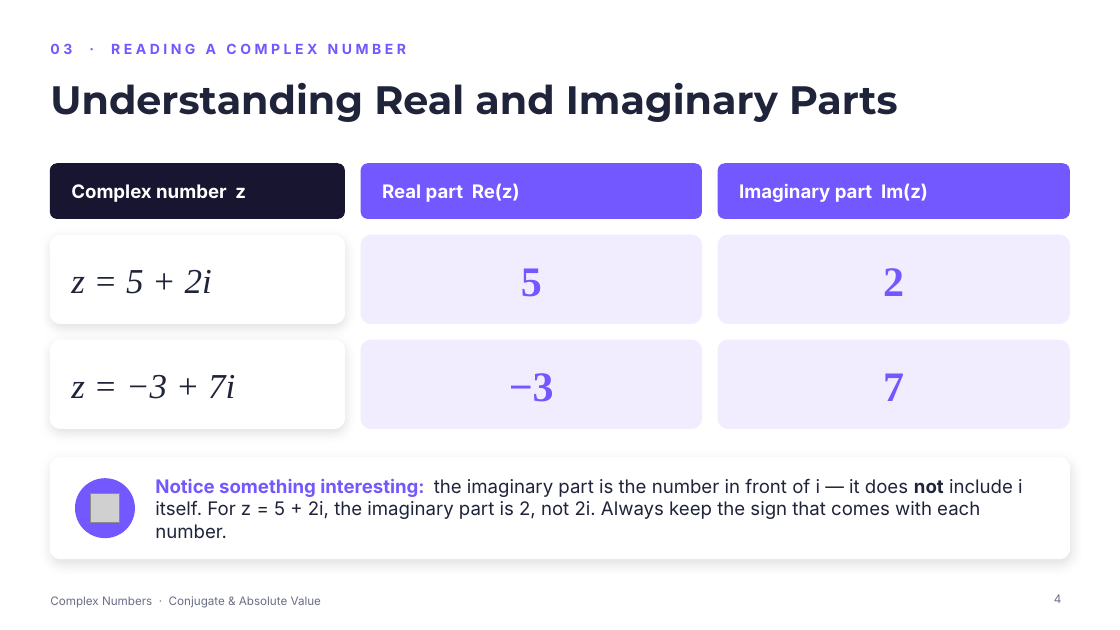
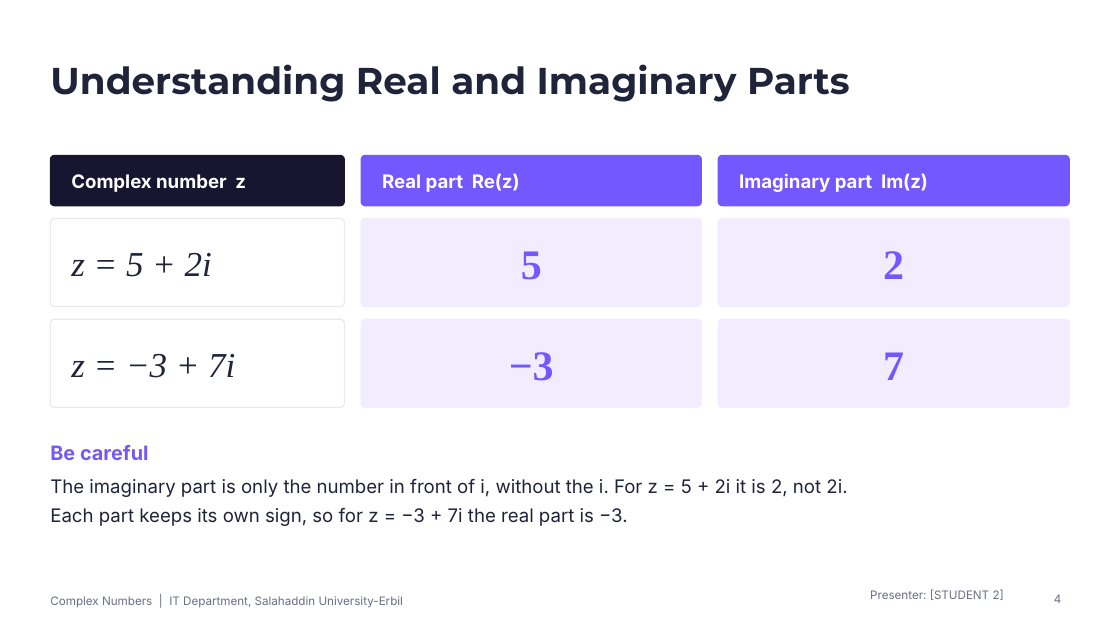
Before and after one commit to qaessafty-arch/shalaw, a slide deck: slide 4 of Complex_Numbers_Conjugate_and_Absolute_Value.pptx. Drawn at 1120x630 pixels with LibreOffice and Linux fonts; fonts in the diff are those of the drawing; grey boxes stand for pictures; background and template pictures are left out. Boxes give left, top, right and bottom in pixels: in the first picture for what was removed or moved away, otherwise in the second. Text is boxed around its words. In the diff, an @@ line names an element or a change of style, - is before the commit and + after.

```diff
--- a/Complex_Numbers_Conjugate_and_Absolute_Value.pptx
+++ b/Complex_Numbers_Conjugate_and_Absolute_Value.pptx
@@ title "Understanding Real and Imaginary Parts": place and size @@
-title "Understanding Real and Imaginary Parts" at (50,83,898,122)
+title "Understanding Real and Imaginary Parts" at (50,64,850,102)
@@ title "Understanding Real and Imaginary Parts" at (50,64,850,102): size 34 to 32 pt @@
@@ text removed at (50,43,406,54) @@
-03 · READING A COMPLEX NUMBER
@@ 3 texts, 3 rounded rectangles: place and size @@
-3 texts, 3 rounded rectangles at (50,164,1070,218)
+3 texts, 3 rounded rectangles at (50,155,1070,206)
@@ 3 texts, 3 rounded rectangles: place and size @@
-3 texts, 3 rounded rectangles at (50,235,1070,323)
+3 texts, 3 rounded rectangles at (50,218,1070,307)
@@ rounded rectangle at (50,218,344,307): outline #FFFFFF 1 pt to #E8E8F0 1 pt; shadow off; proportions changed @@
@@ 3 texts, 3 rounded rectangles: place and size @@
-3 texts, 3 rounded rectangles at (50,340,1070,429)
+3 texts, 3 rounded rectangles at (50,319,1070,408)
@@ rounded rectangle at (50,319,344,408): outline #FFFFFF 1 pt to #E8E8F0 1 pt; shadow off; proportions changed @@
@@ proportions changed in 7 elements at (718,155,1070,206), (361,155,702,206), (50,155,344,206), (718,218,1070,307), (361,218,702,307), (361,319,702,408), (718,319,1070,408) @@
@@ text added at (50,445,148,460), 17 pt, text #7357FF, bold @@
+Be careful
@@ text at (50,479,847,526): text changed @@
-Notice something interesting: the imaginary part is the number in front of i — it does not include i itself. For z = 5 + 2i, the imaginary part is 2, not 2i. Always keep the sign that comes with each number.
+The imaginary part is only the number in front of i, without the i. For z = 5 + 2i it is 2, not 2i.
+Each part keeps its own sign, so for z = −3 + 7i the real part is −3.
@@ text "The imaginary part is only ..." at (50,479,847,526): vertical alignment middle to top @@
@@ rounded rectangle removed at (50,458,1070,559) @@
@@ ellipse removed at (76,479,134,538) @@
@@ picture removed at (90,494,119,523) @@
@@ text at (50,596,403,608): text changed @@
-Complex Numbers · Conjugate & Absolute Value
+Complex Numbers | IT Department, Salahaddin University-Erbil
@@ text added at (870,589,1004,600), 10 pt, text #6B6F86 @@
+Presenter: [STUDENT 2]
```
Also in this commit, not shown: 17 other slides changed, 6 other files.
